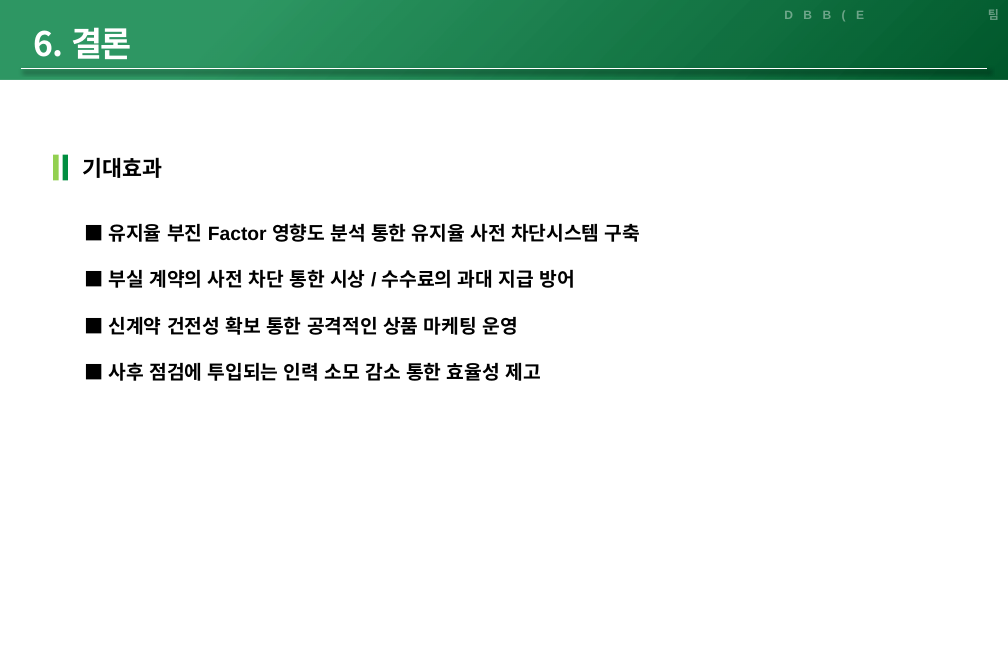
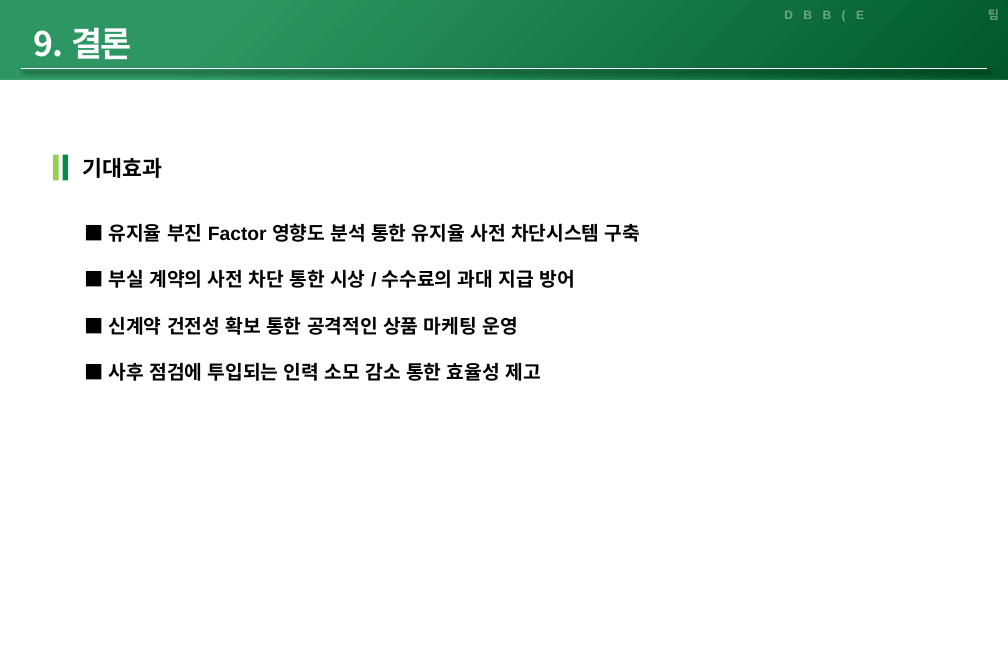
Before and after one commit to dhlee23/DBB-Expert, a slide deck: slide 17 of db_notes/'24년 DBB Expert 3팀 프로젝트 발표자료_V3.pptx (slide 10 before the commit). Drawn at 1008x651 pixels with LibreOffice and Linux fonts; fonts in the diff are those of the drawing. Boxes give left, top, right and bottom in pixels: in the first picture for what was removed or moved away, otherwise in the second. Text is boxed around its words. In the diff, an @@ line names an element or a change of style, - is before the commit and + after.

```diff
--- a/db_notes/'24년 DBB Expert 3팀 프로젝트 발표자료_V3.pptx
+++ b/db_notes/'24년 DBB Expert 3팀 프로젝트 발표자료_V3.pptx
@@ text at box(34, 27, 132, 59): text changed @@
-6. 결론
+9. 결론
```
Also in this commit, not shown: 8 other slides changed, 7 slides added.
